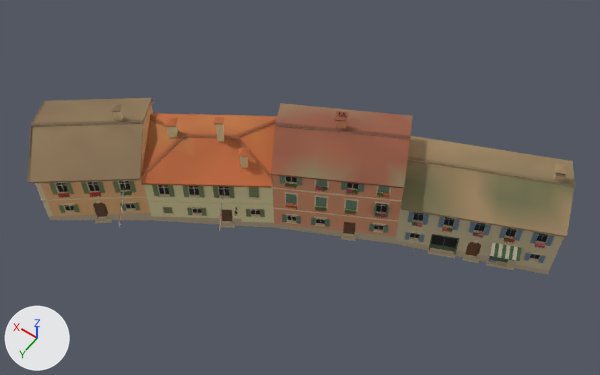
An edit to the glTF model games/yorimichi/assets/belmonte/meshes/SM_BM_BT_blk_32.glb, drawn before and after from the same camera.
Before and after are seen from a 50 mm lens placed at (-29.8, 41.1, 69.1), pointed at (-0.9, 0.6, 5.5). The lights are fixed; the arrows at lower left show +X, +Y and +Z. The older version comes first. Vertices at exactly the same position are counted once.

The first picture shows 'SM_BM_BT_blk_32'.
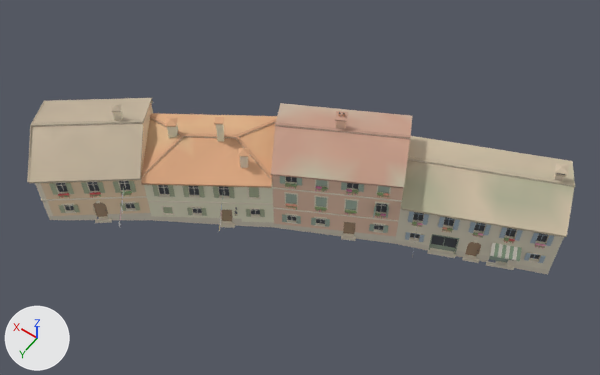
What differs and where, as boxes [x1, y1, x2, y2] in the pictures (600 x 375 px):
part 1 of me_sm_bt_blk_32, recoloured (beige to pale yellow): [27, 98, 575, 275] in both

The change, as a diff of the scene's bpy script:
```diff
--- a/games/yorimichi/assets/belmonte/meshes/SM_BM_BT_blk_32.glb.py
+++ b/games/yorimichi/assets/belmonte/meshes/SM_BM_BT_blk_32.glb.py
@@ me_sm_bt_blk_32 @@
 me_sm_bt_blk_32.from_pydata(...)  # 9315 vertices, 10336 faces; spans x -24.4..24.9, y -16.7..16.8, z -0.8..13.4
 # used by ob_sm_bm_bt_blk_32; location = (0.0, 0.0, 0.0)
+# me_sm_bt_blk_32 part 1: 10336 faces centred in x -24.2..24.8, y -16.4..16.7, z -0.7..13.4 are repainted in the vertex colours; the middle colour goes from beige #d5af95 to pale yellow #ecd8c9
 me_sm_bt_blk_32.materials.append(mat_bm_000_m_stone_031)
```
